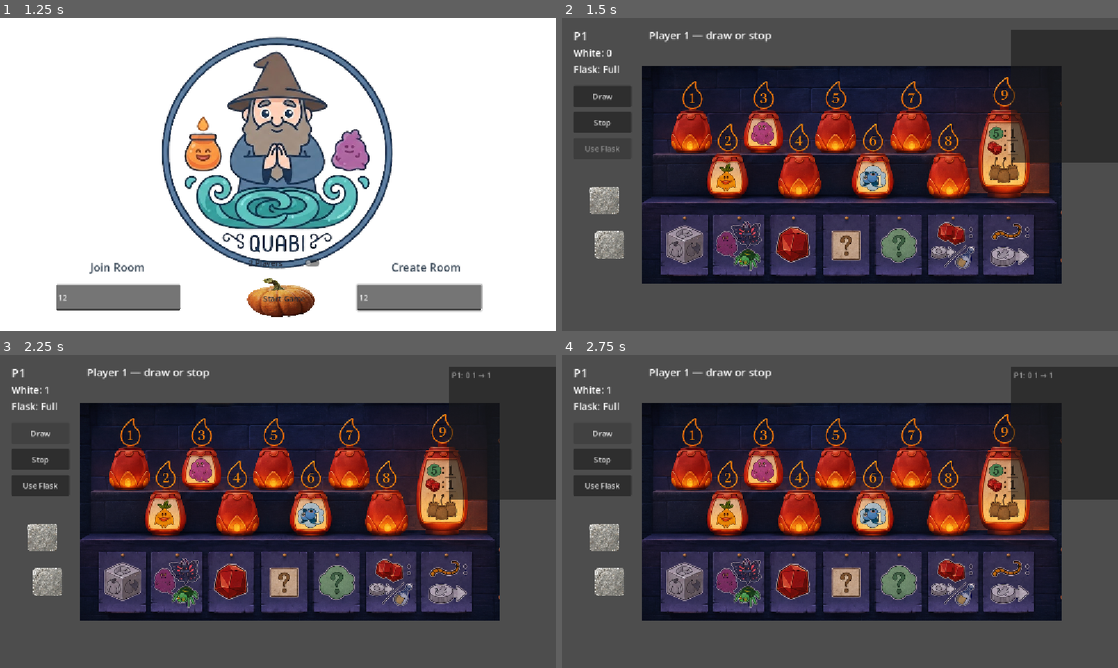
Above: before the commit, frames 1-4 (two rows, left to right).
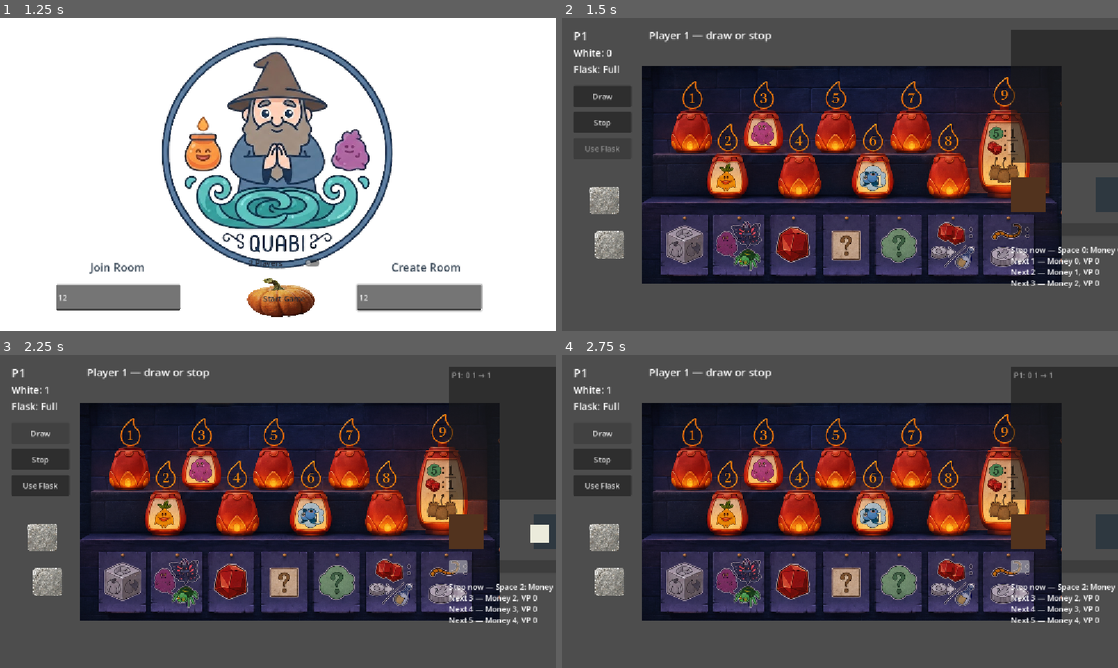
Above: after the commit, the same moments.

Repository: aheiner2001/the-quacks-of-quedlinburg
Game: Godot game, scene res://main_menu.tscn
Same seed, same stepped clock (60 frames per second), same inputs: the game is played once before the commit and once after it.
Inputs (mouse positions are in pixels of both pictures, inside the frame that each line leads up to):
- Up to frame 1 (1.25 s): click (116, 296) at 0.52 s; type "12" at 0.6 s; click (417, 296) at 0.75 s; type "12" at 0.83 s
- Up to frame 2 (1.5 s): click "Start Game" at 1.25 s
- Up to frame 3 (2.25 s): click "Draw" at 2 s
- Up to frame 4 (2.75 s): no input

Frame 1 is identical in both runs. In frame 2, 1.7% of the frame differs, in the area x 80-100%, y 50-87%; in frame 3, 1.9%; in frame 4, 1.8%.

Commit message:
feat: placeholder cauldron draw stage with risk and rewards bars

Diff:
--- a/board.gd
+++ b/board.gd
@@ -7,6 +7,8 @@
 			auto_number_stones()
 
 var _pending_explosion_player: int = -1
+var _anim_gen: int = 0
+var _draw_tween: Tween
 
 func _ready() -> void:
 	if Engine.is_editor_hint():
@@ -45,6 +47,8 @@
 
 func _on_drawn(player_index: int, result: Dictionary) -> void:
 	$WhiteSumLabel.text = "White: %s" % str(result["white_sum"])
+	_update_explosion_risk(int(result["white_sum"]), bool(result.get("exploded", false)))
+	_animate_chip_flight()
 	_show_placement(player_index, result)
 	_refresh()
 
@@ -68,6 +72,70 @@
 	$FlaskLabel.text = "Flask: %s" % ("Full" if player.flask_full else "Empty")
 	$WhiteSumLabel.text = "White: %d" % player.pot.white_sum()
 	$ActivePlayerLabel.text = "P%d" % (pc.state.active_player + 1)
+	_update_explosion_risk(player.pot.white_sum(), player.exploded)
+	_refresh_rewards_bar(player)
+
+func _update_explosion_risk(white_sum: int, exploded: bool) -> void:
+	$ExplosionRiskBar.value = mini(white_sum, 8)
+	$ExplosionRiskBar.modulate = Color.RED if exploded else Color.WHITE
+
+func _refresh_rewards_bar(player: PlayerState) -> void:
+	var space := player.pot.scoring_space()
+	var ruby_text := ", Ruby" if PotTrack.has_ruby(space) else ""
+	var lines: Array[String] = [
+		"Stop now — Space %d: Money %d, VP %d%s" % [
+			space,
+			PotTrack.coins_for_space(space),
+			PotTrack.vp_for_space(space),
+			ruby_text,
+		]
+	]
+	for milestone: Dictionary in PotTrack.upcoming_milestones(space, 3):
+		var milestone_ruby := ", Ruby" if bool(milestone["ruby"]) else ""
+		lines.append(
+			"Next %d — Money %d, VP %d%s" % [
+				int(milestone["space"]),
+				int(milestone["money"]),
+				int(milestone["vp"]),
+				milestone_ruby,
+			]
+		)
+	$RewardsBar.text = "\n".join(lines)
+
+func _animate_chip_flight() -> void:
+	_anim_gen += 1
+	var generation := _anim_gen
+	if _draw_tween != null and _draw_tween.is_valid():
+		_draw_tween.kill()
+	var chip_flight := $DrawStage/ChipFlight as ColorRect
+	var bag := $DrawStage/BagPlaceholder as ColorRect
+	var cauldron := $DrawStage/CauldronPlaceholder as ColorRect
+	chip_flight.position = bag.position + (bag.size - chip_flight.size) / 2.0
+	chip_flight.scale = Vector2.ONE
+	chip_flight.visible = true
+	_draw_tween = create_tween()
+	_draw_tween.set_parallel(true)
+	_draw_tween.tween_property(
+		chip_flight,
+		"position",
+		cauldron.position + (cauldron.size - chip_flight.size) / 2.0,
+		0.25
+	).set_trans(Tween.TRANS_SINE).set_ease(Tween.EASE_IN_OUT)
+	_draw_tween.tween_property(
+		chip_flight,
+		"scale",
+		Vector2(1.35, 1.35),
+		0.125
+	).set_trans(Tween.TRANS_SINE)
+	_draw_tween.chain().tween_property(
+		chip_flight,
+		"scale",
+		Vector2.ONE,
+		0.125
+	).set_trans(Tween.TRANS_SINE)
+	await _draw_tween.finished
+	if generation == _anim_gen:
+		chip_flight.visible = false
 
 func _show_placement(player_index: int, result: Dictionary) -> void:
 	var index := int(result["index"])
--- a/board.tscn
+++ b/board.tscn
@@ -80,6 +80,48 @@
 offset_right = 1210.0
 offset_bottom = 300.0
 
+[node name="DrawStage" type="Node2D" parent="."]
+position = Vector2(930, 330)
+
+[node name="BagPlaceholder" type="ColorRect" parent="DrawStage"]
+offset_right = 72.0
+offset_bottom = 72.0
+color = Color(0.32, 0.2, 0.12, 1)
+mouse_filter = 2
+
+[node name="CauldronPlaceholder" type="ColorRect" parent="DrawStage"]
+offset_left = 176.0
+offset_right = 248.0
+offset_bottom = 72.0
+color = Color(0.18, 0.22, 0.25, 1)
+mouse_filter = 2
+
+[node name="ChipFlight" type="ColorRect" parent="DrawStage"]
+visible = false
+offset_left = 22.0
+offset_top = 22.0
+offset_right = 50.0
+offset_bottom = 50.0
+color = Color(0.92, 0.92, 0.86, 1)
+mouse_filter = 2
+
+[node name="ExplosionRiskBar" type="ProgressBar" parent="."]
+offset_left = 930.0
+offset_top = 424.0
+offset_right = 1210.0
+offset_bottom = 452.0
+max_value = 8.0
+show_percentage = false
+
+[node name="RewardsBar" type="RichTextLabel" parent="."]
+offset_left = 930.0
+offset_top = 468.0
+offset_right = 1240.0
+offset_bottom = 650.0
+bbcode_enabled = true
+fit_content = true
+text = "Stop now — Space 0: Money 0, VP 0"
+
 [connection signal="pressed" from="DrawButton" to="." method="_on_draw_pressed"]
 [connection signal="pressed" from="StopButton" to="." method="_on_stop_pressed"]
 [connection signal="pressed" from="FlaskButton" to="." method="_on_flask_pressed"]
--- a/tests/test_board_ui.gd
+++ b/tests/test_board_ui.gd
@@ -19,6 +19,12 @@
 		"FlaskButton": Button,
 		"HandoffLabel": Label,
 		"PlacementsList": ItemList,
+		"DrawStage": Node2D,
+		"DrawStage/BagPlaceholder": ColorRect,
+		"DrawStage/CauldronPlaceholder": ColorRect,
+		"DrawStage/ChipFlight": ColorRect,
+		"ExplosionRiskBar": ProgressBar,
+		"RewardsBar": RichTextLabel,
 	}
 	for node_name: String in expected_nodes:
 		var node := board.get_node_or_null(node_name)
@@ -49,6 +55,20 @@
 			"flask button wired"
 		)
 
+	failures += AssertUtil.truthy(
+		board.has_method("_update_explosion_risk"),
+		"board exposes explosion risk update helper"
+	)
+	if board.has_method("_update_explosion_risk"):
+		board.call("_update_explosion_risk", 12, true)
+		var risk_bar := board.get_node("ExplosionRiskBar") as ProgressBar
+		failures += AssertUtil.eq(risk_bar.value, 8.0, "risk bar clamps white sum to eight")
+		failures += AssertUtil.eq(
+			risk_bar.modulate,
+			Color.RED,
+			"exploded risk bar turns red"
+		)
+
 	var root: Window = Engine.get_main_loop().root
 	var session: Node = root.get_node("GameSession")
 	session.call("start_local", 2)
Not shown, changed: .superpowers/sdd/task-6-report.md
